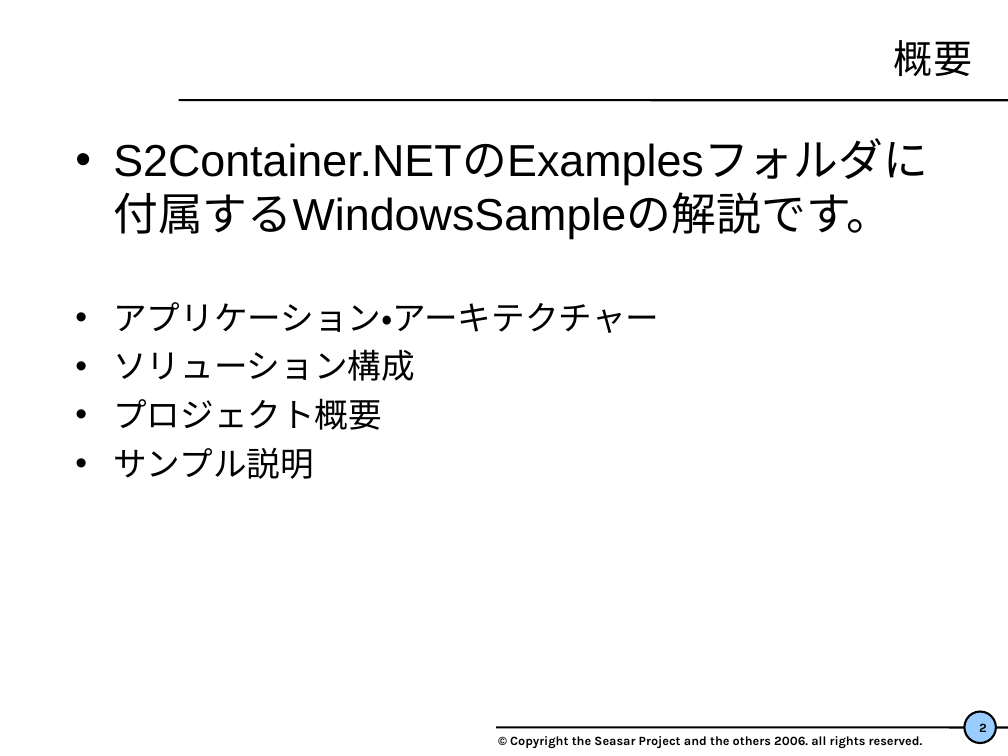
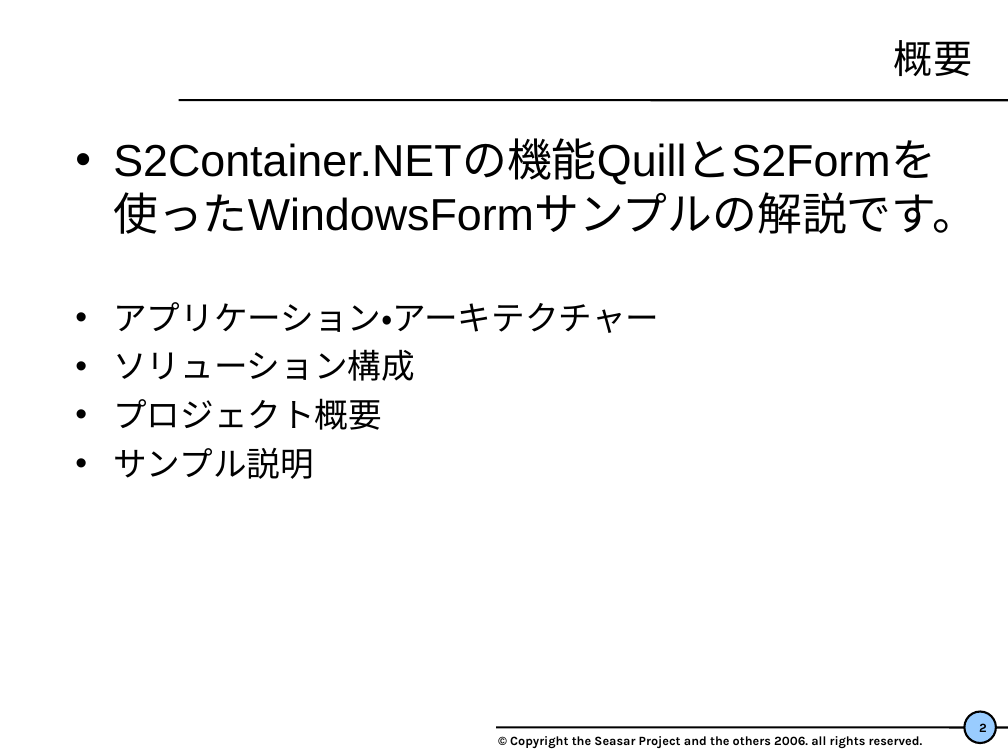
Before and after one commit to seasarorg/s2container.net, a slide deck: slide 2 of s2container.net-example/S2FormExample/WindowsFormサンプル解説.ppt. Drawn at 1008x756 pixels with LibreOffice and Linux fonts; fonts in the diff are those of the drawing; background and template pictures are left out. Boxes give left, top, right and bottom in pixels: in the first picture for what was removed or moved away, otherwise in the second. Text is boxed around its words. In the diff, an @@ line names an element or a change of style, - is before the commit and + after.

Commit message:
QuillとS2Formサンプル用ドキュメントの更新

```diff
--- a/s2container.net-example/S2FormExample/WindowsFormサンプル解説.ppt
+++ b/s2container.net-example/S2FormExample/WindowsFormサンプル解説.ppt
@@ text at [113,141,977,234]: text changed @@
-• S2Container.NETのExamplesフォルダに
-  付属するWindowsSampleの解説です。
+• S2Container.NETの機能QuillとS2Formを
+  使ったWindowsFormサンプルの解説です。
```
Also in this commit, not shown: 14 other slides changed, 2 slides added.
